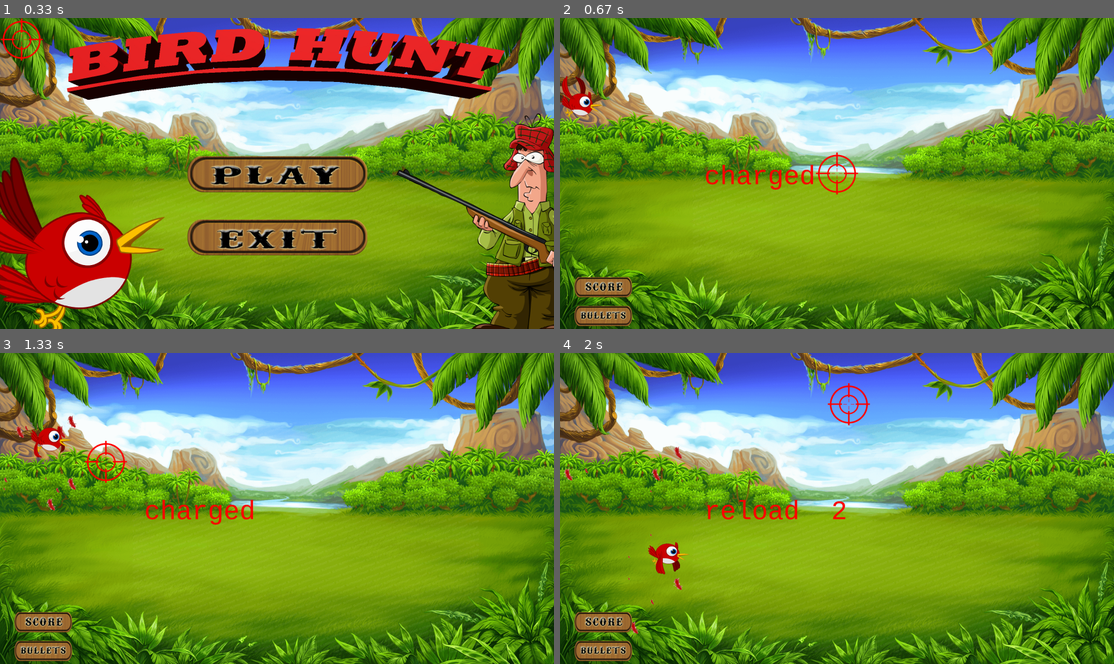
Above: before the commit, frames 1-4 (two rows, left to right).
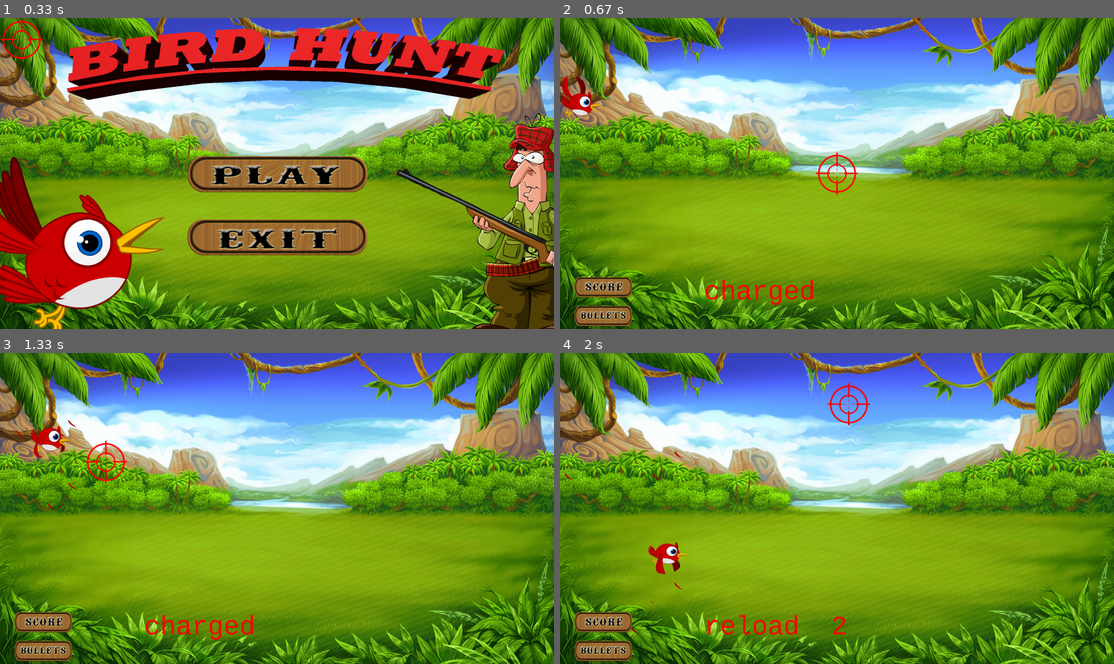
Above: after the commit, the same moments.

Repository: StepanVerzun/project_pygame_bird_hunt
Game: pygame game, started from Game.py
Two runs of this game, one before a commit and one after it. Both use one fixed random seed, a clock stepped at 60 frames per second and the inputs below.
Inputs (mouse positions are in pixels of both pictures, inside the frame that each line leads up to):
- Up to frame 1 (0.33 s): no input
- Up to frame 2 (0.67 s): click (837, 173) at 0.38 s
- Up to frame 3 (1.33 s): click (22, 427) at 0.72 s; click (105, 461) at 1.05 s
- Up to frame 4 (2 s): click (609, 443) at 1.38 s; click (848, 402) at 1.72 s

Frame 1 is identical in both runs. In frame 2, 0.8% of the frame differs, in the area x 26-46%, y 47-93%; in frame 3, 1.0%, in the area x 0-46%, y 19-93%; in frame 4, 1.0%.

Commit message:
звук осечки (не стреляет на перезарядке) + взвод оружия + новое перо (reload передвинул чуть ниже)

Diff:
--- a/Game.py
+++ b/Game.py
@@ -14,6 +14,8 @@
 GRAVITY = 0.1
 screen_rect = (0, 0, 1920, 1080)
 feathers = pygame.sprite.Group()
+dontshot = pygame.mixer.Sound('dontshot.wav')
+vzvod = pygame.mixer.Sound('vzvod.wav')
 
 def load_image(name):
     fullname = os.path.join('data', name)
@@ -138,15 +140,21 @@
                     bird.rect.x = -100
                     bird.rect.y = 360
                     create_particles(pygame.mouse.get_pos())
+                else:
+                    dontshot.play()
             if event.type == pygame.MOUSEBUTTONDOWN and not bird.rect.collidepoint(event.pos):
                 if counter == 0:
                     shot.set_volume(0.5)
                     counter = 3
                     shot.play()
+                else:
+                    dontshot.play()
             if event.type == pygame.USEREVENT:
                 if counter != 0:
                     counter -= 1
                     text = 'reload' + str(counter).rjust(3) if counter > 0 else 'charged'
+                    if counter == 1:
+                        vzvod.play()
         feathers.update()
         screen.blit(fon, (0, 0))
         feathers.draw(screen)
@@ -154,13 +162,13 @@
         bird_sprites.draw(screen)
         game_sprites.draw(screen)
         clock.tick(FPS)
-        screen.blit(font.render(text, True, (255, 0, 0)), (500, 500))
+        screen.blit(font.render(text, True, (255, 0, 0)), (500, 900))
         pygame.display.flip()
 
 
 class Particle(pygame.sprite.Sprite):
     # сгенерируем частицы разного размера
-    fire = [load_image("feathers.png")]
+    fire = [load_image("feather.png")]
     for scale in (5, 10, 20):
         fire.append(pygame.transform.scale(fire[0], (scale, scale)))
 
Binary file added: data/feather.png
Binary file added: data/feather2.png
Binary file added: data/pero.png
Not shown, added: dontshot.wav
Not shown, added: vzvod.wav
